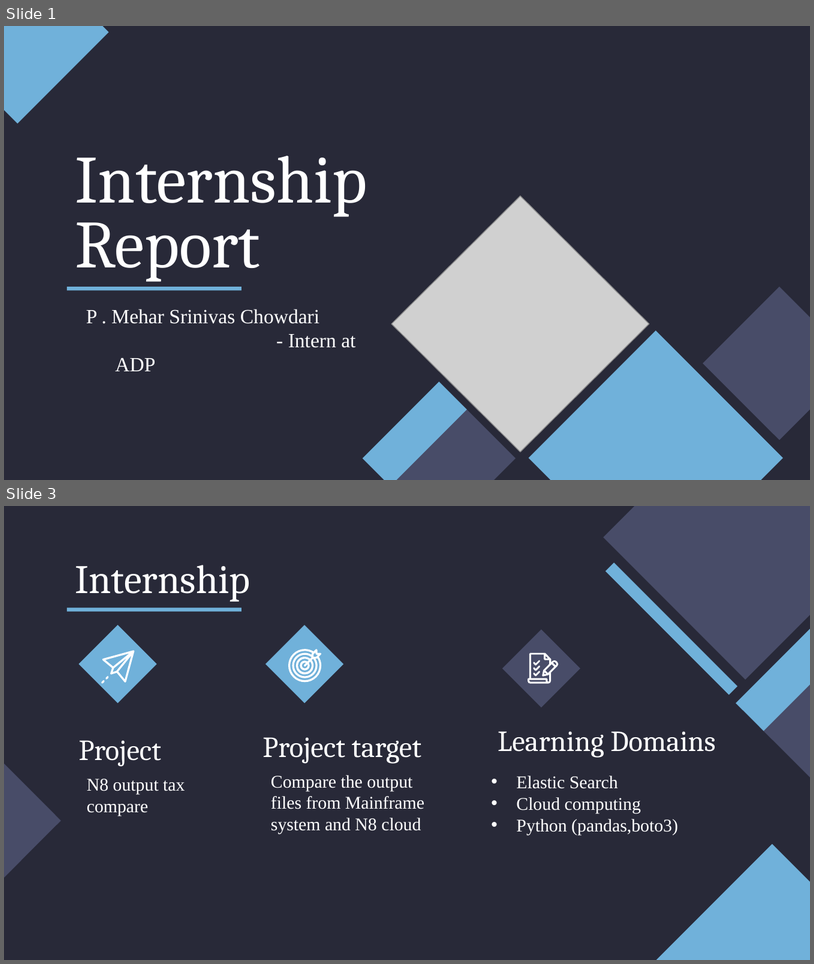
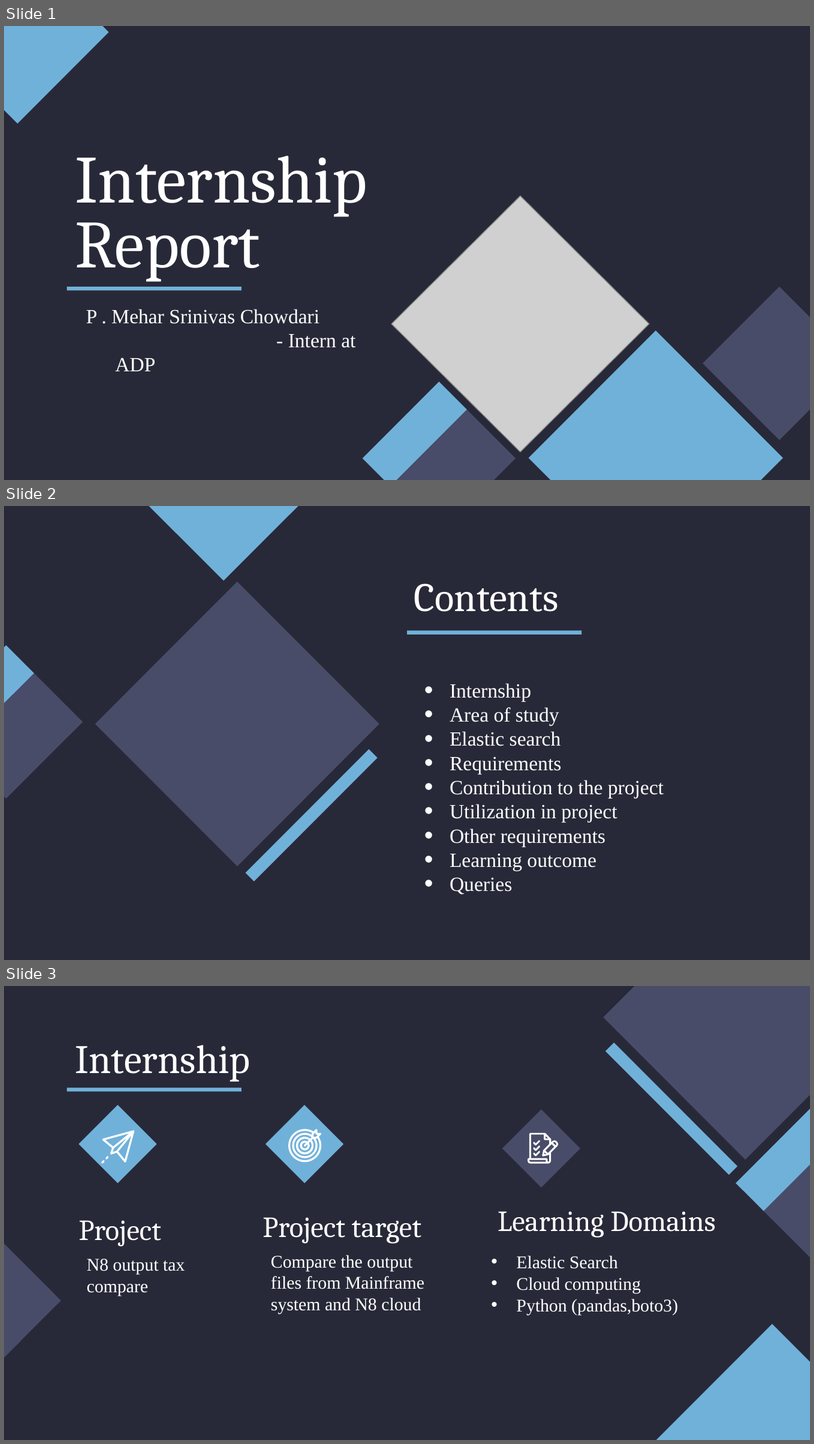
Before and after one commit to mehar-srinivas-chowdari/git-learning, a slide deck: presentation_to_seniors.pptx. Shown one above the other, each under a label of ours: slides 1 and 3 before the commit, slides 1, 2 and 3 after it; the slides between them are not shown. The pictures are 814x964 and 814x1444 pixels, drawn with LibreOffice and Linux fonts; fonts in the diff are those of the drawing; grey boxes stand for pictures. Boxes give left, top, right and bottom in pixels: in the first picture for what was removed or moved away, otherwise in the second. Text is boxed around its words. In the diff, an @@ line names an element or a change of style, - is before the commit and + after.

```diff
--- a/presentation_to_seniors.pptx
+++ b/presentation_to_seniors.pptx
@@ slide 2 added at [4,506,810,960], background #282938 @@
@@ rectangle added at [147,506,300,580], fill #70B1DA @@
@@ rectangle added at [95,582,380,865], fill #484C68 @@
@@ title added at [414,583,558,612], 36 pt, text #FFFFFF @@
+Contents
@@ rectangle added at [407,630,582,634], fill #70B1DA @@
@@ rectangle added at [4,645,34,749], fill #70B1DA @@
@@ rectangle added at [4,669,83,798], fill #484C68 @@
@@ text added at [450,683,664,894], 18 pt, text #FFFFFF @@
+• Internship
+• Area of study
+• Elastic search
+• Requirements
+• Contribution to the project
+• Utilization in project
+• Other requirements
+• Learning outcome
+• Queries
@@ rectangle added at [245,749,378,882], fill #70B1DA @@
```
Also in this commit, not shown: 3 other slides added, 2 slides removed.
